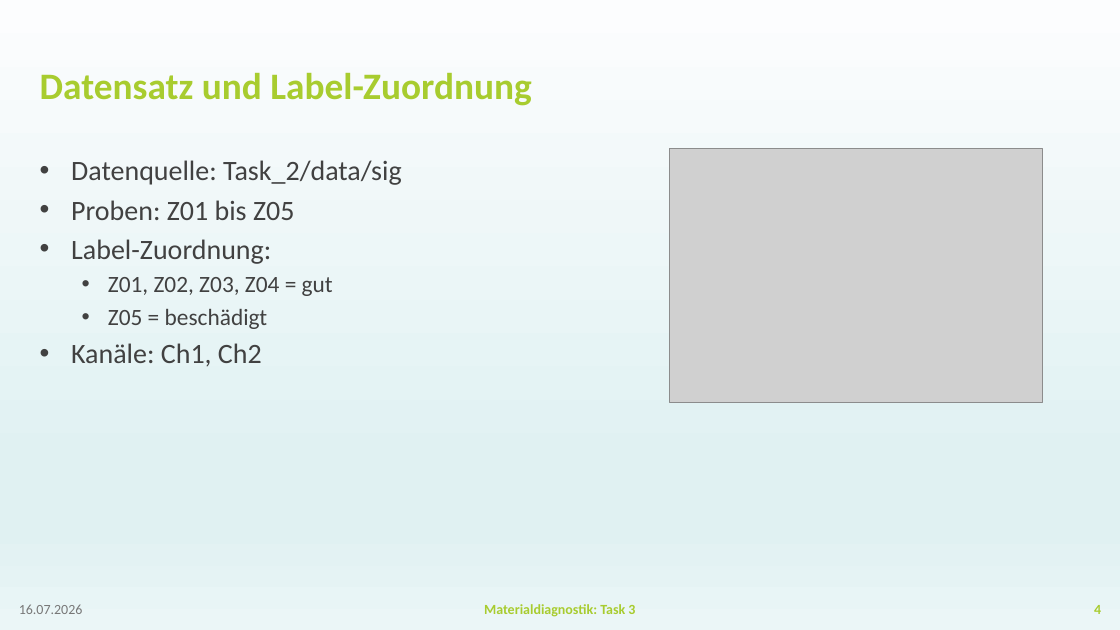
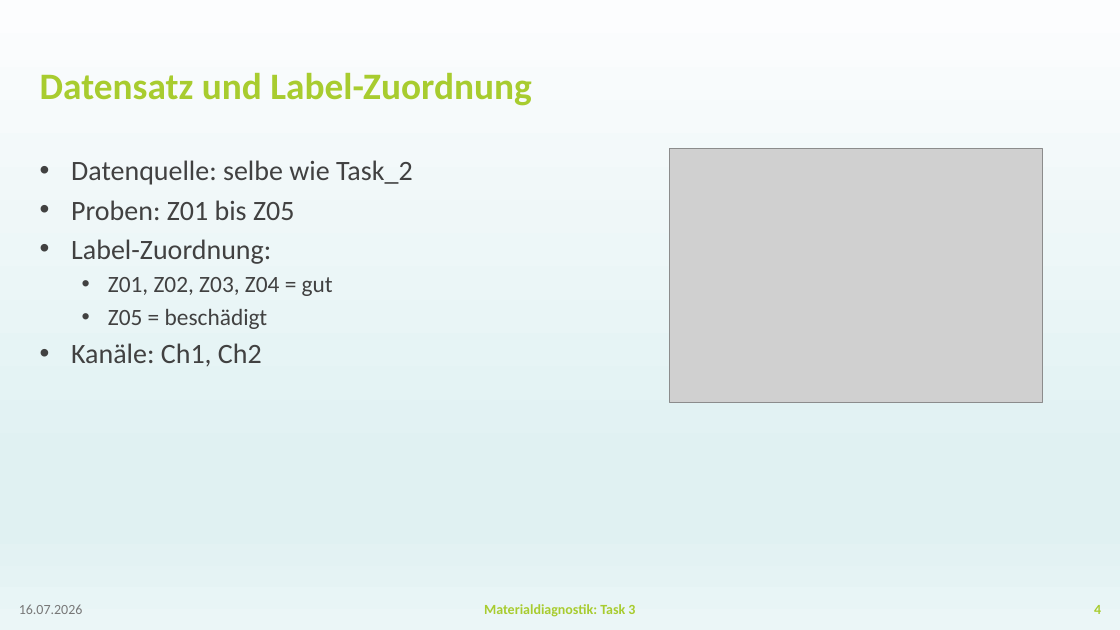
Before and after one commit to BGielczynski/AI_diagnostics, a slide deck: slide 4 of Task_3/Task3Powerpoint.pptx. Drawn at 1120x630 pixels with LibreOffice and Linux fonts; fonts in the diff are those of the drawing; grey boxes stand for pictures; background and template pictures are left out. Boxes give left, top, right and bottom in pixels: in the first picture for what was removed or moved away, otherwise in the second. Text is boxed around its words. In the diff, an @@ line names an element or a change of style, - is before the commit and + after.

```diff
--- a/Task_3/Task3Powerpoint.pptx
+++ b/Task_3/Task3Powerpoint.pptx
@@ text at (71, 160, 413, 185): text changed @@
-• Datenquelle: Task_2/data/sig
+• Datenquelle: selbe wie Task_2
```
Also in this commit, not shown: 3 other slides changed.
